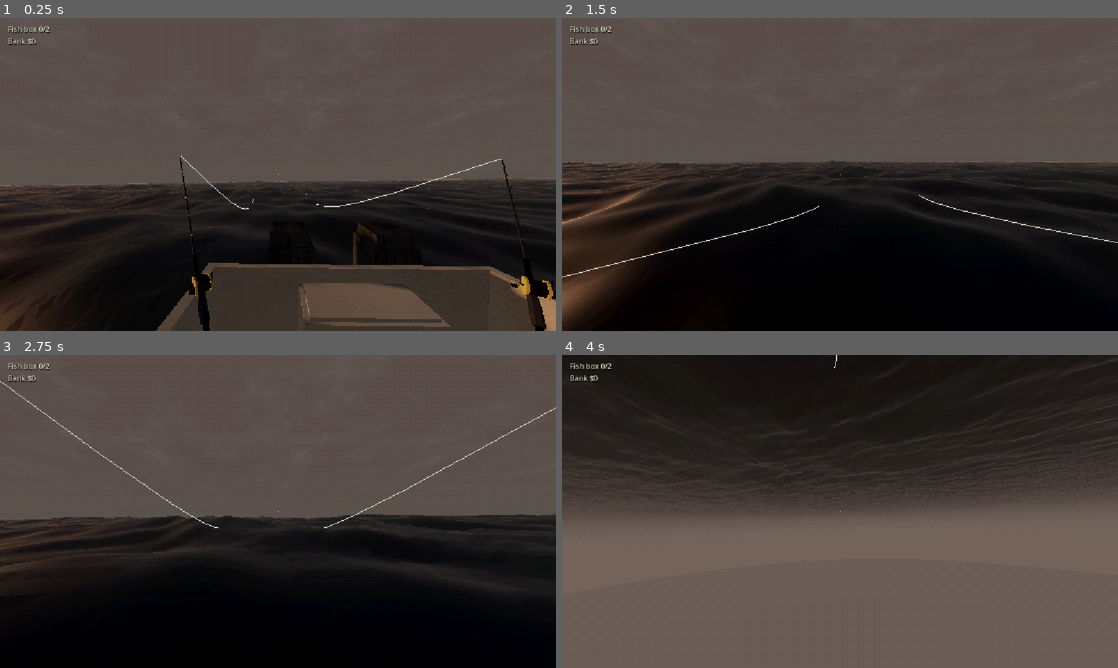
Above: before the commit, frames 1-4 (two rows, left to right).
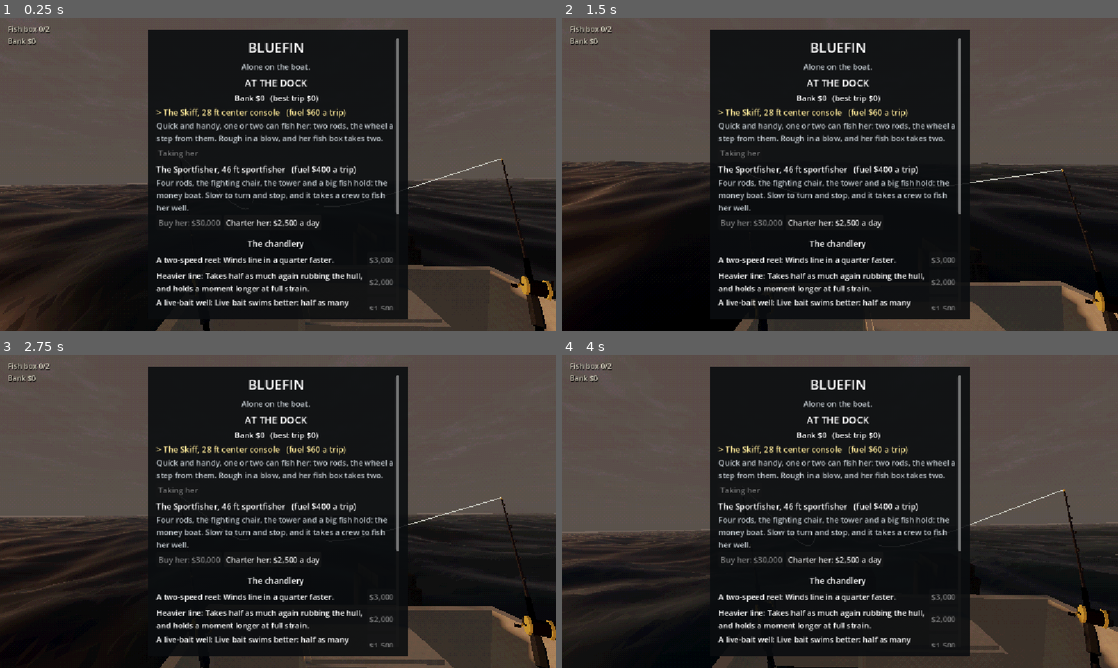
Above: after the commit, the same moments.

Repository: Kortev/Gull-Harbor
Game: Godot game, scene res://sea/sea.tscn
Two runs of this game, one before a commit and one after it. Both use one fixed random seed, a clock stepped at 60 frames per second and the inputs below.
Inputs (mouse positions are in pixels of both pictures, inside the frame that each line leads up to):
- Up to frame 1 (0.25 s): no input
- Up to frame 2 (1.5 s): move the mouse to (867, 174) at 0.52 s; hold - (dev_panel) 0.53-1.28 s; hold W (move_forward) from 0.53 s (still down); tap Space (jump) at 0.77, 1.07 s; move the mouse to (812, 174) at 1.27 s; tap Q (drop) at 1.35 s
- Up to frame 3 (2.75 s): keep holding W (move_forward); tap Space (jump) at 1.52, 1.82 s; move the mouse to (289, 505) at 2.02 s; hold E (interact) from 2.03 s (still down)
- Up to frame 4 (4 s): keep holding W (move_forward); move the mouse to (834, 517) at 2.77 s; release E (interact) at 2.78 s; tap Shift (sprint) at 2.85 s; tap Space (jump) at 3.02, 3.32, 3.77 s; move the mouse to (878, 514) at 3.52 s; press the mouse at (878, 514) at 3.53 s

The runs differ from the first frame. In frame 1, 33% of the frame differs, in the area x 26-74%, y 3-97%; in frame 2, 36%; in frame 3, 36%; in frame 4, 79%, in the area x 0-100%, y 0-100%.

Commit message:
The crew: a deckhand in oilskins instead of the yellow capsule
- art/crew.py -> crew/crew.glb: yellow bib-and-brace oilskins over a navy hoodie, a red beanie, shades
  and stubble, orange gloves, white deck boots; in pieces pivoting at the shoulders and hips (PS1,
  about 200 faces). Checked in CPU renders, aboard the skiff for scale.
- crew/player.gd: legs and arms swing with your pace, both arms out to a rod or the wheel, the
  throwing arm up with the harpoon, the head with your look; each crew member's oilskins in their own
  colour (yellow, orange, green, red by spawn slot). Your own stays out of your camera, still casting
  your shadow.
- The dock screen stays up at start (a new player no longer grabs the mouse at the dock).

Not run in Godot (none in this session); parsed with gdtoolkit.

Co-Authored-By: Claude Opus 5.5 <noreply@anthropic.com>
Claude-Session: https://claude.ai/code/session_01BkjayJUu9t7MXpN2y7gKXb

Diff:
--- a/boat/fish_hold.gd
+++ b/boat/fish_hold.gd
@@ -76,6 +76,8 @@
 		if not was_host:
 			_own_boat())
 	_rebuild()
+	if docked:
+		Input.mouse_mode = Input.MOUSE_MODE_VISIBLE     # (a game starts at the dock: its screen's up)
 
 
 ## Back on your own boat after crewing for someone: your own bank and gear, an empty hold (theirs stays theirs),
--- a/crew/crew.gd
+++ b/crew/crew.gd
@@ -143,6 +143,7 @@
 
 
 func _add(id: int, slot: int) -> void:
+	slots[id] = slot          # (first: the player's oilskins take their colour from it as it's made)
 	var p := Player.new()
 	p.name = str(id)
 	p.boat = sea.get("boat") as Node3D
--- a/crew/player.gd
+++ b/crew/player.gd
@@ -22,6 +22,11 @@
 const REST := 0.03
 
 signal prompt_changed(text: String)
+
+const MODEL := preload("res://crew/crew.glb")
+## Each crew member's oilskins, by spawn slot order (crew/crew.gd): yellow, orange, green, red.
+const OILSKINS: Array[Color] = [Color(0.85, 0.62, 0.08), Color(0.92, 0.38, 0.06), Color(0.18, 0.45, 0.18),
+		Color(0.7, 0.12, 0.08)]
 
 var boat: Node3D
 ## Your body in the deck space: its transform is boat-local.
@@ -48,6 +53,10 @@
 var _net_yaw := 0.0
 var _net_pitch := 0.0
 var _send_in := 0
+## The crew model's pieces by name, their rest poses, and the walk's phase (_pose_body).
+var _parts := {}
+var _rest := {}
+var _stride := 0.0
 
 
 func _enter_tree() -> void:
@@ -83,23 +92,81 @@
 	hand.name = "Hand"
 	hand.position = Vector3(0.28, -0.32, -0.45)
 	head.add_child(hand)
-	# What the others see: an oilskin-yellow figure (a proper crew model comes later).
-	body_mesh = MeshInstance3D.new()
-	var cap := CapsuleMesh.new()
-	cap.radius = 0.3
-	cap.height = 1.75
-	var mat := StandardMaterial3D.new()
-	mat.albedo_color = Color(0.78, 0.6, 0.12)
-	mat.roughness = 1.0
-	cap.material = mat
-	body_mesh.mesh = cap
-	body_mesh.position.y = 0.875
-	add_child(body_mesh)
+	# What the others see: a deckhand in oilskins (art/crew.py), in pieces that swing at the joints
+	_build_body()
 	if is_multiplayer_authority():
-		body_mesh.layers = 1 << 19      # layer 20: your own camera leaves it out, it still casts your shadow
+		for part: MeshInstance3D in _parts.values():
+			part.layers = 1 << 19      # layer 20: your own camera leaves it out, it still casts your shadow
 		cam.cull_mask &= ~(1 << 19)
 		cam.make_current()
-		Input.mouse_mode = Input.MOUSE_MODE_CAPTURED
+		if not _at_dock():
+			Input.mouse_mode = Input.MOUSE_MODE_CAPTURED
+
+
+## The crew model's pieces (torso, head, arms, legs) under one node that turns with you; your oilskins in your colour.
+func _build_body() -> void:
+	var root := Node3D.new()
+	root.name = "Body"
+	add_child(root)
+	var src := MODEL.instantiate() as Node3D
+	var colour := OILSKINS[_slot() % OILSKINS.size()]
+	for n: String in ["torso", "head", "arm_l", "arm_r", "leg_l", "leg_r"]:
+		var mi := src.find_child(n, true, false) as MeshInstance3D
+		if mi == null:
+			continue
+		var t := mi.transform
+		mi.owner = null
+		mi.get_parent().remove_child(mi)
+		mi.transform = t
+		root.add_child(mi)
+		_parts[n] = mi
+		_rest[n] = t.basis
+		for i in mi.mesh.get_surface_count():
+			var m := mi.mesh.surface_get_material(i)
+			if m != null and m.resource_name == "oilskin" and m is BaseMaterial3D:
+				var own := (m as BaseMaterial3D).duplicate() as BaseMaterial3D
+				own.albedo_color = colour
+				mi.set_surface_override_material(i, own)
+	src.free()
+	body_mesh = _parts.get("torso") as MeshInstance3D
+
+
+## Which crew member you are, for your oilskins' colour (crew/crew.gd's spawn slot; 0 alone).
+func _slot() -> int:
+	var crew := get_parent()
+	var slots: Variant = crew.get("slots") if crew else null
+	if slots is Dictionary and (slots as Dictionary).has(str(name).to_int()):
+		return int((slots as Dictionary)[str(name).to_int()])
+	return 0
+
+
+## The body going with what you're doing: legs and arms swinging as you walk, arms out to a rod or the wheel, the
+## throwing arm up with the harpoon, the head with your look.
+func _pose_body(delta: float) -> void:
+	if _parts.is_empty():
+		return
+	var moved := (_local - _prev_local) * float(Engine.physics_ticks_per_second)    # (a physics tick's step)
+	var pace := clampf(Vector2(moved.x, moved.z).length() / SPRINT, 0.0, 1.0)
+	_stride += delta * (2.0 + 9.0 * pace)
+	var swing := sin(_stride) * 0.7 * pace
+	var sea: Node = boat.get("sea") if boat else null
+	var id := str(name).to_int()
+	var rods: Node = sea.get("rods") if sea else null
+	var landing: Node = sea.get("landing") if sea else null
+	var on_rod: bool = rods != null and rods.call("held_by", id) != null
+	var harpoon: bool = landing != null and int(landing.get("harpoon_holder")) == id
+	var reach := on_rod or steering
+	_turn("leg_l", swing)
+	_turn("leg_r", -swing)
+	_turn("arm_l", 1.15 if reach or harpoon else -swing * 0.6)
+	_turn("arm_r", 1.15 if reach else (2.6 if harpoon else swing * 0.6))
+	_turn("head", clampf(_pitch * 0.6, -0.5, 0.6))
+
+
+func _turn(part: String, angle: float) -> void:
+	var p := _parts.get(part) as Node3D
+	if p:
+		p.basis = p.basis.slerp(Basis(Vector3.RIGHT, angle) * (_rest[part] as Basis), 0.25)
 
 
 func _exit_tree() -> void:
@@ -197,6 +264,7 @@
 	var local := _prev_local.lerp(_local, f)
 	var deck := boat.global_transform
 	global_transform = deck * Transform3D(Basis(Vector3.UP, _yaw), local)
+	_pose_body(delta)
 	# Your eyes: level out part of the deck's tilt, keep your own look.
 	var tilted := global_transform.basis.orthonormalized()
 	var level := Basis(Vector3.UP, tilted.get_euler(EULER_ORDER_YXZ).y)
Binary file added: crew/crew.glb
Not shown, added: crew/crew.glb.import
Not shown, added: art/crew.py
